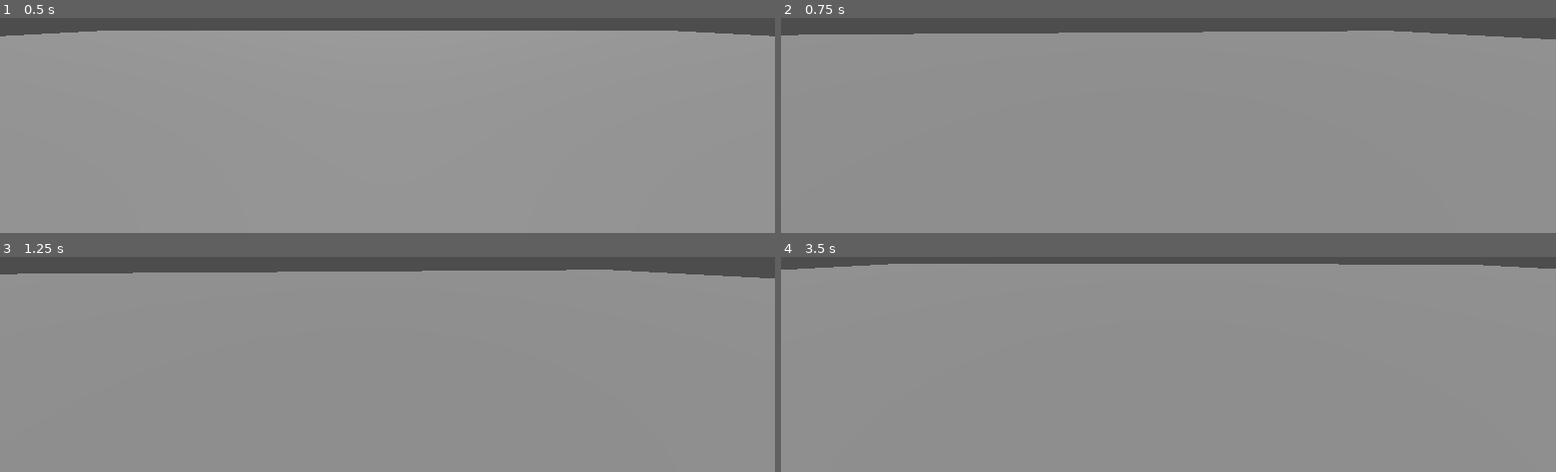
Above: before the commit, frames 1-4 (two rows, left to right).
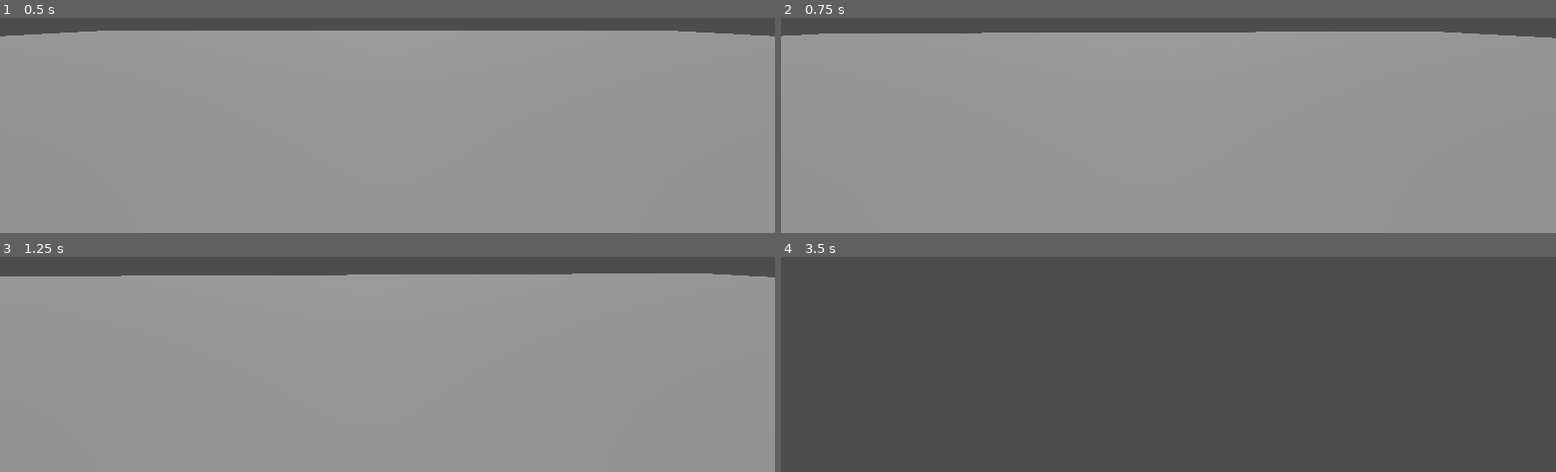
Above: after the commit, the same moments.

Repository: lucas-noack/CS4361project
Game: Godot game, scene res://Scenes/main.tscn
Same seed, same stepped clock (60 frames per second), same inputs: the game is played once before the commit and once after it. Before the commit the project has no main scene; this scene is started directly in both runs.
Inputs (mouse positions are in pixels of both pictures, inside the frame that each line leads up to):
- Up to frame 1 (0.5 s): no input
- Up to frame 2 (0.75 s): tap Enter (ui_accept) at 0.5, 0.6 s; move the mouse to (outside the picture) at 0.52 s; hold W (Joy1Up, bound only after the commit) from 0.53 s (still down)
- Up to frame 3 (1.25 s): keep holding W (Joy1Up, bound only after the commit); tap Enter (ui_accept) at 0.77, 1.07 s
- Up to frame 4 (3.5 s): keep holding W (Joy1Up, bound only after the commit); tap Enter (ui_accept) at 1.25, 1.52, 1.55, 1.82, 2, 2.3, 2.85, 3.02, 3.32 s; move the mouse to (outside the picture) at 1.27 s; tap E (Interact, bound only after the commit) at 1.35 s; move the mouse to (outside the picture) at 2.02 s; tap Space (Interact, bound only before the commit) at 2.1 s; move the mouse to (1160, 261) at 2.77 s

Frame 1 is identical in both runs. In frame 2, 0.3% of the frame differs, in the area x 0-100%, y 5-10%; in frame 3, 1.3%; in frame 4, 96%, in the area x 0-100%, y 3-100%.
Error before the commit: Parse Error: Identifier "ChangeState" not declared in the current scope. (res://Code/States/Moving.gd:12)

Commit message:
Fix PlayerCharacter movement

Diff:
--- a/Code/Input.gd
+++ b/Code/Input.gd
@@ -19,4 +19,4 @@
 	# Space key
 	_longActionButton = Input.is_action_pressed("StateBasedAction")
 	# Esc Key
-	_cancelButton = Input.is_action_pressed("Cancel")
+	_cancelButton = Input.is_action_pressed("exit")
--- /dev/null
+++ b/Code/JakesCharacter.gd
@@ -0,0 +1,31 @@
+extends CharacterBody3D
+
+
+const SPEED = 5.0
+const JUMP_VELOCITY = 4.5
+
+# Get the gravity from the project settings to be synced with RigidBody nodes.
+var gravity = ProjectSettings.get_setting("physics/3d/default_gravity")
+
+
+func _physics_process(delta):
+	# Add the gravity.
+	if not is_on_floor():
+		velocity.y -= gravity * delta
+
+	# Handle jump.
+	if Input.is_action_just_pressed("ui_accept") and is_on_floor():
+		velocity.y = JUMP_VELOCITY
+
+	# Get the input direction and handle the movement/deceleration.
+	# As good practice, you should replace UI actions with custom gameplay actions.
+	var input_dir = Input.get_vector("ui_left", "ui_right", "ui_up", "ui_down")
+	var direction = (transform.basis * Vector3(input_dir.x, 0, input_dir.y)).normalized()
+	if direction:
+		velocity.x = direction.x * SPEED
+		velocity.z = direction.z * SPEED
+	else:
+		velocity.x = move_toward(velocity.x, 0, SPEED)
+		velocity.z = move_toward(velocity.z, 0, SPEED)
+
+	move_and_slide()
--- a/Code/PlayerCharacter.gd
+++ b/Code/PlayerCharacter.gd
@@ -1,53 +1,63 @@
-extends CharacterBody3D
+class_name PlayerCharacter extends CharacterBody3D
 
-@onready var MainCamera = get_node("FPSCamera")
-const SPEED = 5.0
-const JUMP_VELOCITY = 4.5
+@export_category("Player")
+@export_range(1, 35, 1) var speed: float = 10 # m/s
+@export_range(10, 400, 1) var acceleration: float = 100 # m/s^2
 
-# Get the gravity from the project settings to be synced with RigidBody nodes.
-var gravity = ProjectSettings.get_setting("physics/3d/default_gravity")
-var CameraRotation = Vector2(0,0)
-var mouse_sensitivity = 0.002
+@export_range(0.1, 3.0, 0.1, "or_greater") var camera_sens: float = 1
 
-func _ready():
-	Input.mouse_mode = Input.MOUSE_MODE_CAPTURED
+var mouse_captured: bool = false
 
-func _physics_process(delta):
-	# Add the gravity.
-	if not is_on_floor():
-		velocity.y -= gravity * delta
+var gravity: float = ProjectSettings.get_setting("physics/3d/default_gravity")
 
-	# Handle jump.
-	if GlobalInput._actionButton and is_on_floor():
-		velocity.y = JUMP_VELOCITY
+var move_dir: Vector2 # Input direction for movement
+var look_dir: Vector2 # Input direction for look/aim
 
-	# Get the input direction and handle the movement/deceleration.
-	# As good practice, you should replace UI actions with custom gameplay actions.
-	var input_dir = GlobalInput._joy1
-	var direction = (transform.basis * Vector3(input_dir.x, 0, input_dir.y)).normalized()
-	if direction:
-		velocity.x = direction.x * SPEED
-		velocity.z = direction.z * SPEED
-	else:
-		velocity.x = move_toward(velocity.x, 0, SPEED)
-		velocity.z = move_toward(velocity.z, 0, SPEED)
+var walk_vel: Vector3 # Walking velocity
+var grav_vel: Vector3 # Gravity velocity
 
+@onready var camera: Camera3D = $FPSCamera
+
+func _ready() -> void:
+	capture_mouse()
+
+func _unhandled_input(event: InputEvent) -> void:
+	if event is InputEventMouseMotion:
+		look_dir = event.relative * 0.001
+		if mouse_captured: _rotate_camera()
+	if Input.is_action_just_pressed("exit"): get_tree().quit()
+
+func _physics_process(delta: float) -> void:
+	if mouse_captured: _handle_joypad_camera_rotation(delta)
+	velocity = _walk(delta) + _gravity(delta)
 	move_and_slide()
 
-func _input(event):
-	if event.is_action_pressed("ui_cancel"):
-		Input.set_mouse_mode(Input.MOUSE_MODE_VISIBLE)
+func capture_mouse() -> void:
+	Input.set_mouse_mode(Input.MOUSE_MODE_CAPTURED)
+	mouse_captured = true
 
-	if event is InputEventMouseMotion:
-		var MouseEvent = event.relative * mouse_sensitivity
-		CameraLook(MouseEvent)
+func release_mouse() -> void:
+	Input.set_mouse_mode(Input.MOUSE_MODE_VISIBLE)
+	mouse_captured = false
 
-func CameraLook(Movement: Vector2):
-	CameraRotation += Movement
-	CameraRotation.y = clamp(CameraRotation.y, -1.5, 1.2)
+func _rotate_camera(sens_mod: float = 1.0) -> void:
+	camera.rotation.y -= look_dir.x * camera_sens * sens_mod
+	camera.rotation.x = clamp(camera.rotation.x - look_dir.y * camera_sens * sens_mod, -1.5, 1.5)
 
-	transform.basis = Basis()
-	MainCamera.transform.basis = Basis()
+func _handle_joypad_camera_rotation(delta: float, sens_mod: float = 1.0) -> void:
+	var joypad_dir: Vector2 = Input.get_vector("look_left","look_right","look_up","look_down")
+	if joypad_dir.length() > 0:
+		look_dir += joypad_dir * delta
+		_rotate_camera(sens_mod)
+		look_dir = Vector2.ZERO
 
-	rotate_object_local(Vector3(0,1,0), -CameraRotation.x)
-	MainCamera.rotate_object_local(Vector3(1,0,0), -CameraRotation.y)
+func _walk(delta: float) -> Vector3:
+	move_dir = Input.get_vector("Joy1Left", "Joy1Right", "Joy1Up", "Joy1Down")
+	var _forward: Vector3 = camera.global_transform.basis * Vector3(move_dir.x, 0, move_dir.y)
+	var walk_dir: Vector3 = Vector3(_forward.x, 0, _forward.z).normalized()
+	walk_vel = walk_vel.move_toward(walk_dir * speed * move_dir.length(), acceleration * delta)
+	return walk_vel
+
+func _gravity(delta: float) -> Vector3:
+	grav_vel = Vector3.ZERO if is_on_floor() else grav_vel.move_toward(Vector3(0, velocity.y - gravity, 0), gravity * delta)
+	return grav_vel
--- a/Code/States/Moving.gd
+++ b/Code/States/Moving.gd
@@ -1,3 +1,4 @@
+extends State
 class_name Moving
 
 
--- a/project.godot
+++ b/project.godot
@@ -11,7 +11,7 @@
 [application]
 
 config/name="Splish & Fish"
-run/main_scene="res://StateMachine.tscn"
+run/main_scene="res://Scenes/StateMachine.tscn"
 config/features=PackedStringArray("4.2", "Forward Plus")
 config/icon="res://icon.svg"
 
@@ -24,34 +24,59 @@
 Joy1Up={
 "deadzone": 0.5,
 "events": [Object(InputEventJoypadMotion,"resource_local_to_scene":false,"resource_name":"","device":-1,"axis":1,"axis_value":-1.0,"script":null)
-, Object(InputEventKey,"resource_local_to_scene":false,"resource_name":"","device":-1,"window_id":0,"alt_pressed":false,"shift_pressed":false,"ctrl_pressed":false,"meta_pressed":false,"pressed":false,"keycode":0,"physical_keycode":4194320,"key_label":0,"unicode":0,"echo":false,"script":null)
+, Object(InputEventKey,"resource_local_to_scene":false,"resource_name":"","device":-1,"window_id":0,"alt_pressed":false,"shift_pressed":false,"ctrl_pressed":false,"meta_pressed":false,"pressed":false,"keycode":0,"physical_keycode":87,"key_label":0,"unicode":119,"echo":false,"script":null)
 ]
 }
 Joy1Right={
 "deadzone": 0.5,
 "events": [Object(InputEventJoypadMotion,"resource_local_to_scene":false,"resource_name":"","device":-1,"axis":0,"axis_value":1.0,"script":null)
-, Object(InputEventKey,"resource_local_to_scene":false,"resource_name":"","device":-1,"window_id":0,"alt_pressed":false,"shift_pressed":false,"ctrl_pressed":false,"meta_pressed":false,"pressed":false,"keycode":0,"physical_keycode":4194321,"key_label":0,"unicode":0,"echo":false,"script":null)
+, Object(InputEventKey,"resource_local_to_scene":false,"resource_name":"","device":-1,"window_id":0,"alt_pressed":false,"shift_pressed":false,"ctrl_pressed":false,"meta_pressed":false,"pressed":false,"keycode":0,"physical_keycode":68,"key_label":0,"unicode":100,"echo":false,"script":null)
 ]
 }
 Joy1Down={
 "deadzone": 0.5,
 "events": [Object(InputEventJoypadMotion,"resource_local_to_scene":false,"resource_name":"","device":-1,"axis":1,"axis_value":1.0,"script":null)
-, Object(InputEventKey,"resource_local_to_scene":false,"resource_name":"","device":-1,"window_id":0,"alt_pressed":false,"shift_pressed":false,"ctrl_pressed":false,"meta_pressed":false,"pressed":false,"keycode":0,"physical_keycode":4194322,"key_label":0,"unicode":0,"echo":false,"script":null)
+, Object(InputEventKey,"resource_local_to_scene":false,"resource_name":"","device":-1,"window_id":0,"alt_pressed":false,"shift_pressed":false,"ctrl_pressed":false,"meta_pressed":false,"pressed":false,"keycode":0,"physical_keycode":83,"key_label":0,"unicode":115,"echo":false,"script":null)
 ]
 }
 Joy1Left={
 "deadzone": 0.5,
 "events": [Object(InputEventJoypadMotion,"resource_local_to_scene":false,"resource_name":"","device":-1,"axis":0,"axis_value":-1.0,"script":null)
-, Object(InputEventKey,"resource_local_to_scene":false,"resource_name":"","device":-1,"window_id":0,"alt_pressed":false,"shift_pressed":false,"ctrl_pressed":false,"meta_pressed":false,"pressed":false,"keycode":0,"physical_keycode":4194319,"key_label":0,"unicode":0,"echo":false,"script":null)
+, Object(InputEventKey,"resource_local_to_scene":false,"resource_name":"","device":-1,"window_id":0,"alt_pressed":false,"shift_pressed":false,"ctrl_pressed":false,"meta_pressed":false,"pressed":false,"keycode":0,"physical_keycode":65,"key_label":0,"unicode":97,"echo":false,"script":null)
 ]
 }
 Interact={
 "deadzone": 0.5,
+"events": [Object(InputEventKey,"resource_local_to_scene":false,"resource_name":"","device":-1,"window_id":0,"alt_pressed":false,"shift_pressed":false,"ctrl_pressed":false,"meta_pressed":false,"pressed":false,"keycode":0,"physical_keycode":69,"key_label":0,"unicode":101,"echo":false,"script":null)
+]
+}
+StateBasedAction={
+"deadzone": 0.5,
 "events": [Object(InputEventKey,"resource_local_to_scene":false,"resource_name":"","device":-1,"window_id":0,"alt_pressed":false,"shift_pressed":false,"ctrl_pressed":false,"meta_pressed":false,"pressed":false,"keycode":0,"physical_keycode":32,"key_label":0,"unicode":32,"echo":false,"script":null)
 ]
 }
-Cancel={
+look_up={
 "deadzone": 0.5,
-"events": [Object(InputEventKey,"resource_local_to_scene":false,"resource_name":"","device":-1,"window_id":0,"alt_pressed":true,"shift_pressed":false,"ctrl_pressed":false,"meta_pressed":false,"pressed":false,"keycode":0,"physical_keycode":32,"key_label":0,"unicode":32,"echo":false,"script":null)
+"events": [Object(InputEventKey,"resource_local_to_scene":false,"resource_name":"","device":-1,"window_id":0,"alt_pressed":false,"shift_pressed":false,"ctrl_pressed":false,"meta_pressed":false,"pressed":false,"keycode":0,"physical_keycode":4194320,"key_label":0,"unicode":0,"echo":false,"script":null)
 ]
 }
+look_down={
+"deadzone": 0.5,
+"events": [Object(InputEventKey,"resource_local_to_scene":false,"resource_name":"","device":-1,"window_id":0,"alt_pressed":false,"shift_pressed":false,"ctrl_pressed":false,"meta_pressed":false,"pressed":false,"keycode":0,"physical_keycode":4194322,"key_label":0,"unicode":0,"echo":false,"script":null)
+]
+}
+look_right={
+"deadzone": 0.5,
+"events": [Object(InputEventKey,"resource_local_to_scene":false,"resource_name":"","device":-1,"window_id":0,"alt_pressed":false,"shift_pressed":false,"ctrl_pressed":false,"meta_pressed":false,"pressed":false,"keycode":0,"physical_keycode":4194321,"key_label":0,"unicode":0,"echo":false,"script":null)
+]
+}
+look_left={
+"deadzone": 0.5,
+"events": [Object(InputEventKey,"resource_local_to_scene":false,"resource_name":"","device":-1,"window_id":0,"alt_pressed":false,"shift_pressed":false,"ctrl_pressed":false,"meta_pressed":false,"pressed":false,"keycode":0,"physical_keycode":4194319,"key_label":0,"unicode":0,"echo":false,"script":null)
+]
+}
+exit={
+"deadzone": 0.5,
+"events": [Object(InputEventKey,"resource_local_to_scene":false,"resource_name":"","device":-1,"window_id":0,"alt_pressed":false,"shift_pressed":false,"ctrl_pressed":false,"meta_pressed":false,"pressed":false,"keycode":0,"physical_keycode":4194305,"key_label":0,"unicode":0,"echo":false,"script":null)
+]
+}
